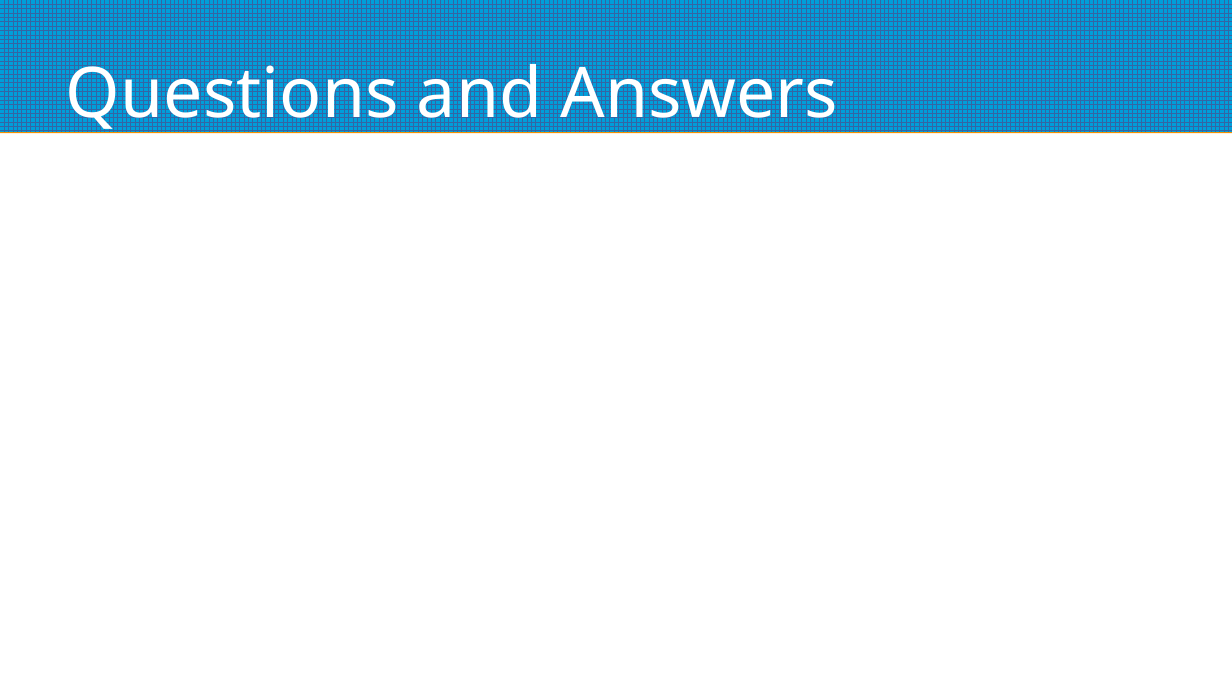
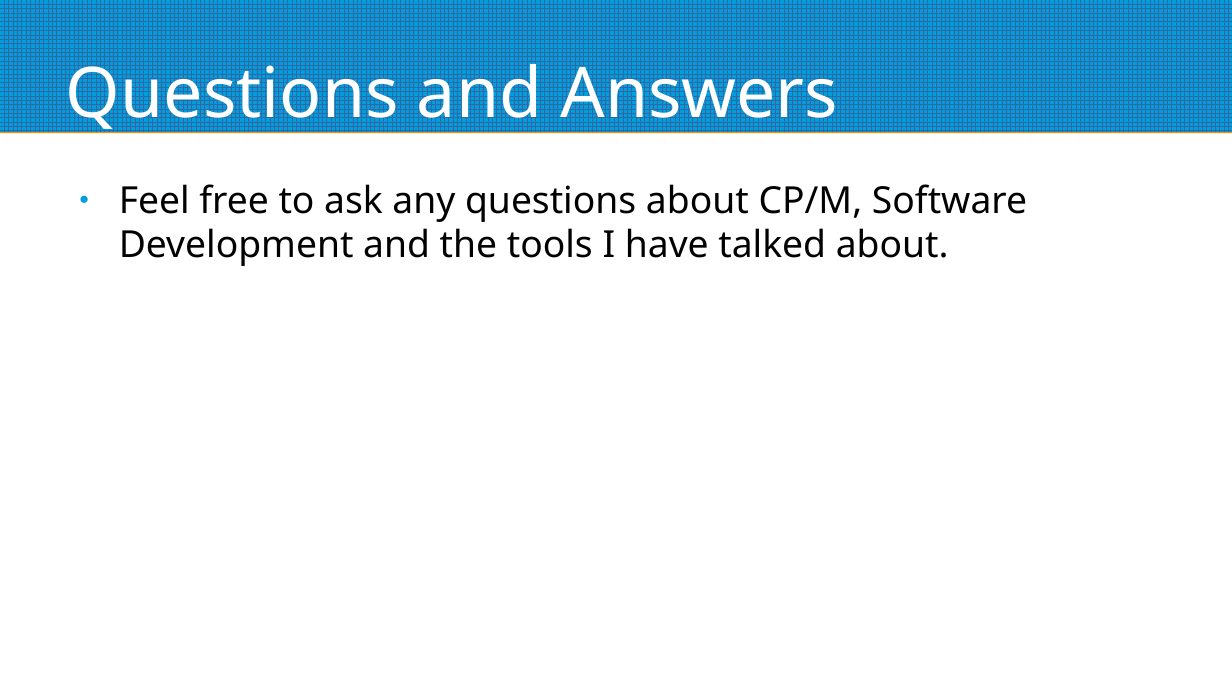
Before and after one commit to mggates39/Programming-With-CPM, a slide deck: slide 55 of CPM_Programming_Slides.odp (slide 48 before the commit). Drawn at 1232x693 pixels with LibreOffice and Linux fonts; fonts in the diff are those of the drawing. Boxes give left, top, right and bottom in pixels: in the first picture for what was removed or moved away, otherwise in the second. Text is boxed around its words. In the diff, an @@ line names an element or a change of style, - is before the commit and + after.

```diff
--- a/CPM_Programming_Slides.odp
+++ b/CPM_Programming_Slides.odp
@@ text added at (119, 184, 1027, 266), 24 pt, text #000000 @@
+● Feel free to ask any questions about CP/M, Software Development and the tools I have talked about.
```
Also in this commit, not shown: 2 other slides changed, 7 slides added, 4 other files.
